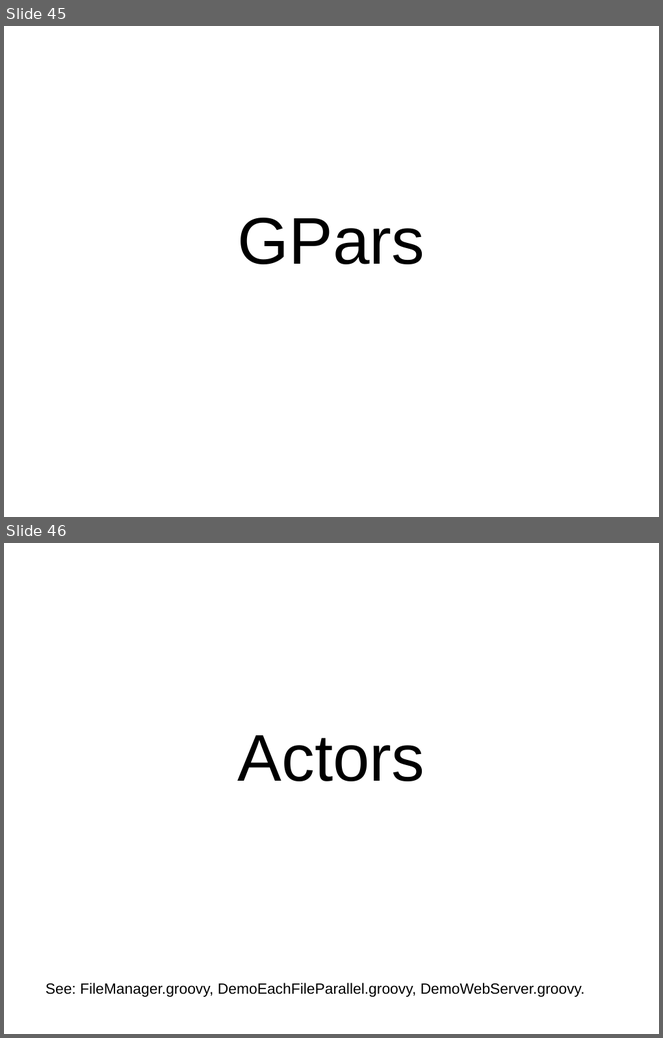
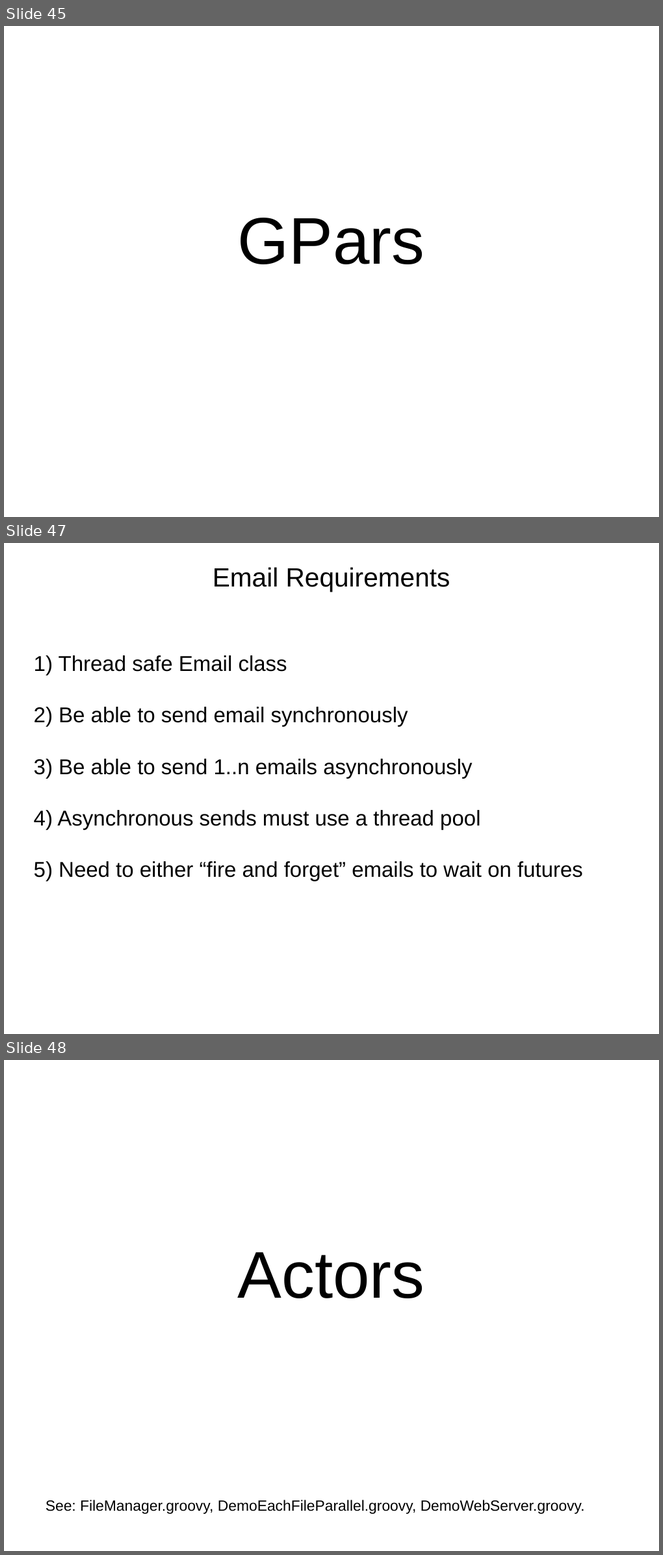
Before and after one commit to dwclark/GroovyThreading, a slide deck: presentation/groovy_gpars.odp. Shown one above the other, each under a label of ours: slides 45 and 46 before the commit, slides 45, 47 and 48 after it; the slides between them are not shown. The pictures are 663x1038 and 663x1555 pixels, drawn with LibreOffice and Linux fonts; fonts in the diff are those of the drawing. Boxes give left, top, right and bottom in pixels: in the first picture for what was removed or moved away, otherwise in the second. Text is boxed around its words. In the diff, an @@ line names an element or a change of style, - is before the commit and + after.

```diff
--- a/presentation/groovy_gpars.odp
+++ b/presentation/groovy_gpars.odp
@@ slide 47 added at box(4, 543, 659, 1034), background #FFFFFF @@
@@ title added at box(213, 567, 451, 592), 32 pt, text #000000 @@
+Email Requirements
@@ subtitle added at box(57, 655, 583, 882), 26 pt, text #000000 @@
+1) Thread safe Email class
+2) Be able to send email synchronously
+3) Be able to send 1..n emails asynchronously
+4) Asynchronous sends must use a thread pool
+5) Need to either “fire and forget” emails to wait on futures
@@ what was slide 46 is now slide 48 @@
```
Also in this commit, not shown: 3 other slides added, 1 slide removed, 2 other files.
